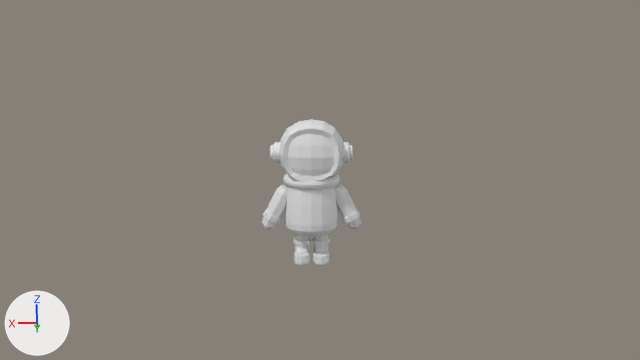
One commit to the Blender file Assets/Animations/Astronaut.blend: the scene before it, then after it.
Both versions are drawn from the file's camera 'Camera'. Every picture has the same lights, and +X, +Y and +Z are marked at lower left.
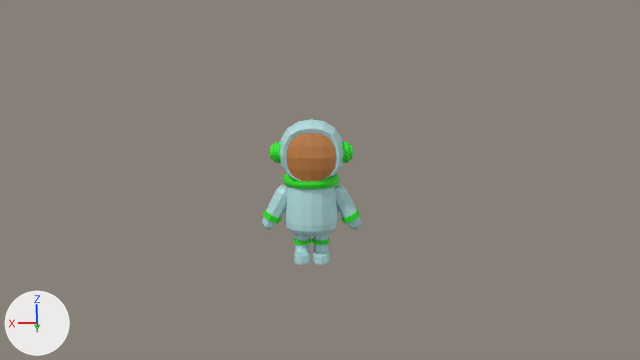
Edits to the bpy script that builds the scene:
```text
Add mat_armband:
    mat_armband = principled_material('ArmBand')
    mat_armband.base_color = (0.0235, 0.8, 0.0162)  # green #2ae722
Add mat_suit:
    mat_suit = principled_material('Suit')
    mat_suit.base_color = (0.479, 0.777, 0.8)  # cyan #b8e4e7
    mat_suit.roughness = 0.3
Add mat_helmet:
    mat_helmet = principled_material('Helmet')
    mat_helmet.base_color = (0.568, 0.227, 0.0632)  # orange #c78347
Change me_cube:
    where me_cube.from_pydata(...)  # 89 vertices, 80 faces; spans x -0.704..0.701, y -0.689..0.592, z -0.567..0.701
    remove me_cube.materials.append(mat_material)  # white #e7e7e7
    add me_cube.materials.append(mat_suit)  # cyan #b8e4e7
Change me_cube_001:
    where me_cube_001.from_pydata(...)  # 25 vertices, 16 faces; spans x -0.569..0.574, y 0.537..0.702, z -0.571..0.574
    remove me_cube_001.materials.append(mat_material)  # white #e7e7e7
    add me_cube_001.materials.append(mat_helmet)  # orange #c78347
Change me_torus_001:
    where me_torus_001.from_pydata(...)  # 576 vertices, 576 faces; spans x -1.25..1.25, y -1.25..1.25, z -0.25..0.25
    add me_torus_001.materials.append(mat_armband)  # green #2ae722
Change me_cube_002:
    where me_cube_002.from_pydata(...)  # 12 vertices, 10 faces; spans x -0.91..0.91, y -0.91..0.91, z -1.0..0.82
    add me_cube_002.materials.append(mat_suit)  # cyan #b8e4e7
Change me_cube_003:
    where me_cube_003.from_pydata(...)  # 235 vertices, 220 faces; spans x -1.0..1.0, y -0.92..2.56, z -0.97..1.0
    add me_cube_003.materials.append(mat_suit)  # cyan #b8e4e7
Change me_cube_004:
    where me_cube_004.from_pydata(...)  # 16 vertices, 8 faces; spans x -0.91..0.93, y -0.92..0.92, z 0.12..0.28
    add me_cube_004.materials.append(mat_armband)  # green #2ae722
Change me_cube_007:
    where me_cube_007.from_pydata(...)  # 16 vertices, 8 faces; spans x -0.81..0.81, y -0.81..0.81, z -0.3..0.24
    add me_cube_007.materials.append(mat_armband)  # green #2ae722
Change me_cylinder_001:
    where me_cylinder_001.from_pydata(...)  # 448 vertices, 418 faces; spans x -0.064..0.039, y -0.096..0.096, z -0.096..0.096
    add me_cylinder_001.materials.append(mat_armband)  # green #2ae722
Change ob_cube_001:
    ob_cube_001.location: (0.0, 0.0, 1.048) -> (0.0, 0.023, 1.048)
```

Changed parts and their boxes [x1, y1, x2, y2] in the pictures (640 x 360 px):
'Cube.002', recoloured (white to cyan): [285, 186, 339, 236] in both
'Cube.001', recoloured, moved: before [288, 134, 334, 176]; after [286, 133, 336, 181]
'Cube', recoloured (white to cyan): [279, 119, 343, 181] in both
'Cube.003', recoloured (white to cyan): [294, 234, 329, 265] in both
'Cube.005', recoloured (white to cyan): [262, 185, 361, 230] in both
'Torus.001', recoloured (white to green): [283, 173, 340, 189] in both
'Cube.006', recoloured (white to cyan): [266, 199, 357, 218] in both
'Cylinder.001', recoloured (white to green): [270, 142, 353, 163] in both
'Cube.007', recoloured (white to green): [263, 209, 360, 223] in both
'Cube.004', recoloured (white to green): [293, 238, 330, 245] in both
